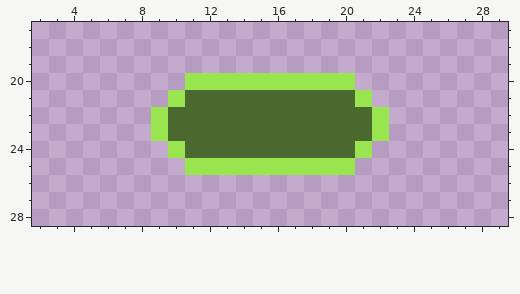
File history of a pixel-art file, assets/sprites/units/guppy/selection.aseprite. Above: the version before the commit.
32x32 pixels, 1 frame. Shown: x 2..29, y 17..28.
Now the later version:
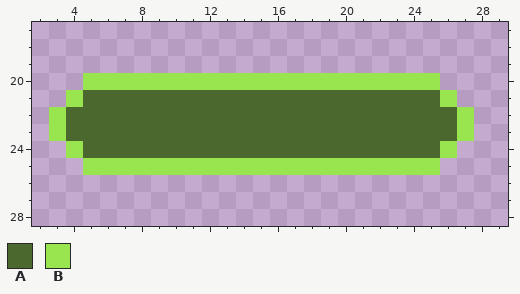
Palette (. is transparent): A #4b692f  B #99e550
Diff:
{"y":20,"x":5,"old":"......","new":"BBBBBB"}
{"y":20,"x":21,"old":".....","new":"BBBBB"}
{"y":21,"x":4,"old":"......B","new":"BAAAAAA"}
{"y":21,"x":21,"old":"B.....","new":"AAAAAB"}
{"y":22,"x":3,"old":"......B","new":"BAAAAAA"}
{"y":22,"x":22,"old":"B.....","new":"AAAAAB"}
{"y":23,"x":3,"old":"......B","new":"BAAAAAA"}
{"y":23,"x":22,"old":"B.....","new":"AAAAAB"}
{"y":24,"x":4,"old":"......B","new":"BAAAAAA"}
{"y":24,"x":21,"old":"B.....","new":"AAAAAB"}
{"y":25,"x":5,"old":"......","new":"BBBBBB"}
{"y":25,"x":21,"old":".....","new":"BBBBB"}
{"label":"changed","picture_box":[49,73,185,175]}
{"label":"changed","picture_box":[355,73,474,175]}
